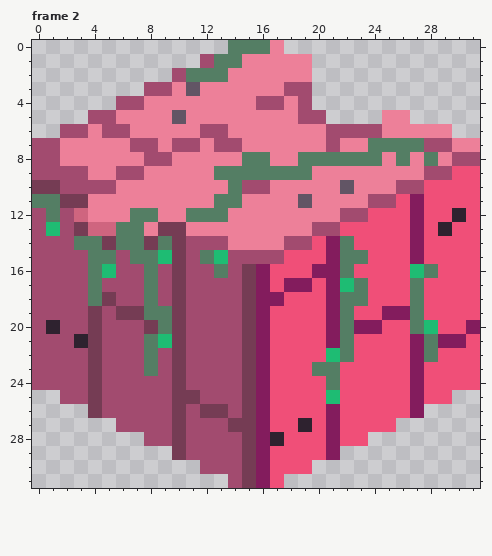
Two versions of one pixel-art file, Assets/Art/Stone/S_Wall_Stone_Nightmare_Cube.aseprite. Above, as it was before the edit.
32x32 pixels, 4 frames. Shown: frame 2.
Now the later version:
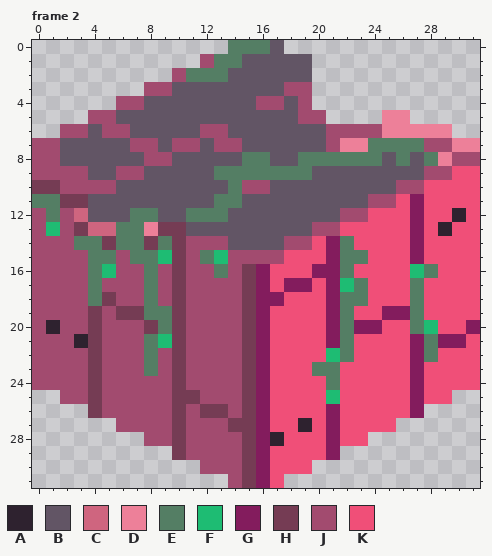
Palette (. is transparent): A #2e222f  B #625565  C #cf657f  D #ed8099  E #547e64  F #1ebc73  G #831c5d  H #753c54  J #a24b6f  K #f04f78
What changed:
Frame 2:
The author changed colour D to colour B in row 0 at x 17; in row 1 at x 15 to 19; in row 2 at x 14 to 19; in row 3 at x 10 and 12 to 17; in row 4 at x 8 to 15 and 18; in row 5 at x 6 to 9 and 11 to 18.
The author changed colour D to colour B in row 6 at x 4, 7 to 11 and 14 to 20; in row 7 at x 2 to 6, 9, 12 and 15 to 20; in row 8 at x 2 to 7, 10 to 14, 17 to 18, 25 and 27; in row 9 at x 4 to 5, 8 to 12 and 20 to 27; in row 10 at x 6 to 13, 17 to 21 and 23 to 25; in row 11 at x 4 to 12, 15 to 18 and 20 to 23.
The author changed colour D to colour B in row 12 at x 4 to 6, 9 to 10 and 14 to 21; in row 13 at x 11 to 19; in row 14 at x 14 to 17.
Pixel boxes of the changes (left, top, right, bottom) in both pictures:
changed: (60, 40, 424, 250)
